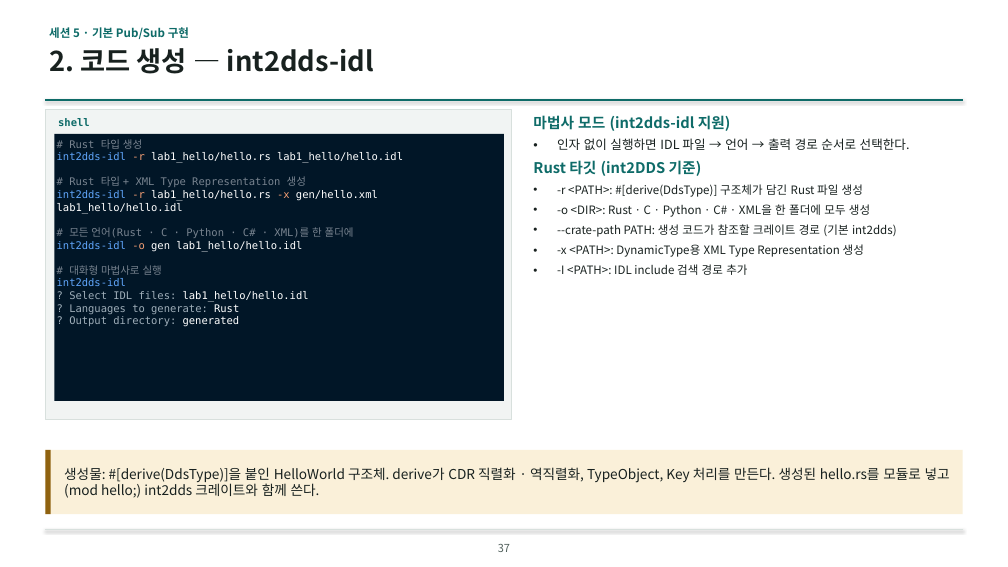
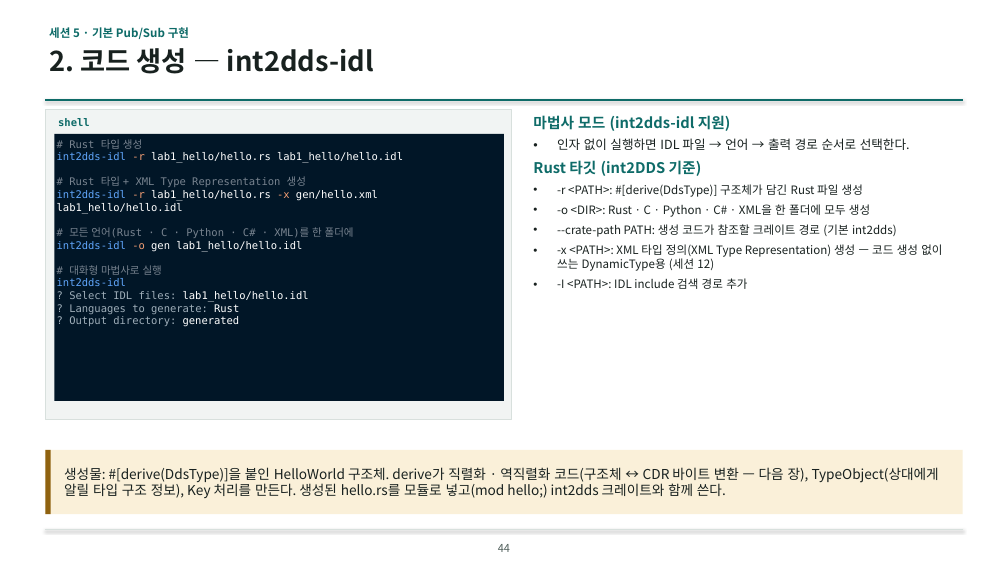
Before and after one commit to IntellectusCorp/int2DDS-lecture, a slide deck: slide 44 of int2dds-lecture-for-beginner.pptx (slide 37 before the commit). Drawn at 1008x567 pixels with LibreOffice and Linux fonts; fonts in the diff are those of the drawing; background and template pictures are left out. Boxes give left, top, right and bottom in pixels: in the first picture for what was removed or moved away, otherwise in the second. Text is boxed around its words. In the diff, an @@ line names an element or a change of style, - is before the commit and + after.

```diff
--- a/int2dds-lecture-for-beginner.pptx
+++ b/int2dds-lecture-for-beginner.pptx
@@ text at (557, 244, 942, 271): text changed @@
-• -x <PATH>: DynamicType용 XML Type Representation 생성
+• -x <PATH>: XML 타입 정의(XML Type Representation) 생성 — 코드 생성 없이 쓰는 DynamicType용 (세션 12)
@@ text at (64, 467, 939, 498): text changed @@
-생성물: #[derive(DdsType)]을 붙인 HelloWorld 구조체. derive가 CDR 직렬화 · 역직렬화, TypeObject, Key 처리를 만든다. 생성된 hello.rs를 모듈로 넣고(mod hello;) int2dds 크레이트와 함께 쓴다.
+생성물: #[derive(DdsType)]을 붙인 HelloWorld 구조체. derive가 직렬화 · 역직렬화 코드(구조체 ↔ CDR 바이트 변환 — 다음 장), TypeObject(상대에게 알릴 타입 구조 정보), Key 처리를 만든다. 생성된 hello.rs를 모듈로 넣고(mod hello;) int2dds 크레이트와 함께 쓴다.
@@ page number at (498, 544, 510, 552): text changed @@
-37
+44
```
Also in this commit, not shown: 66 other slides changed, 25 slides added, 4 slides removed.
